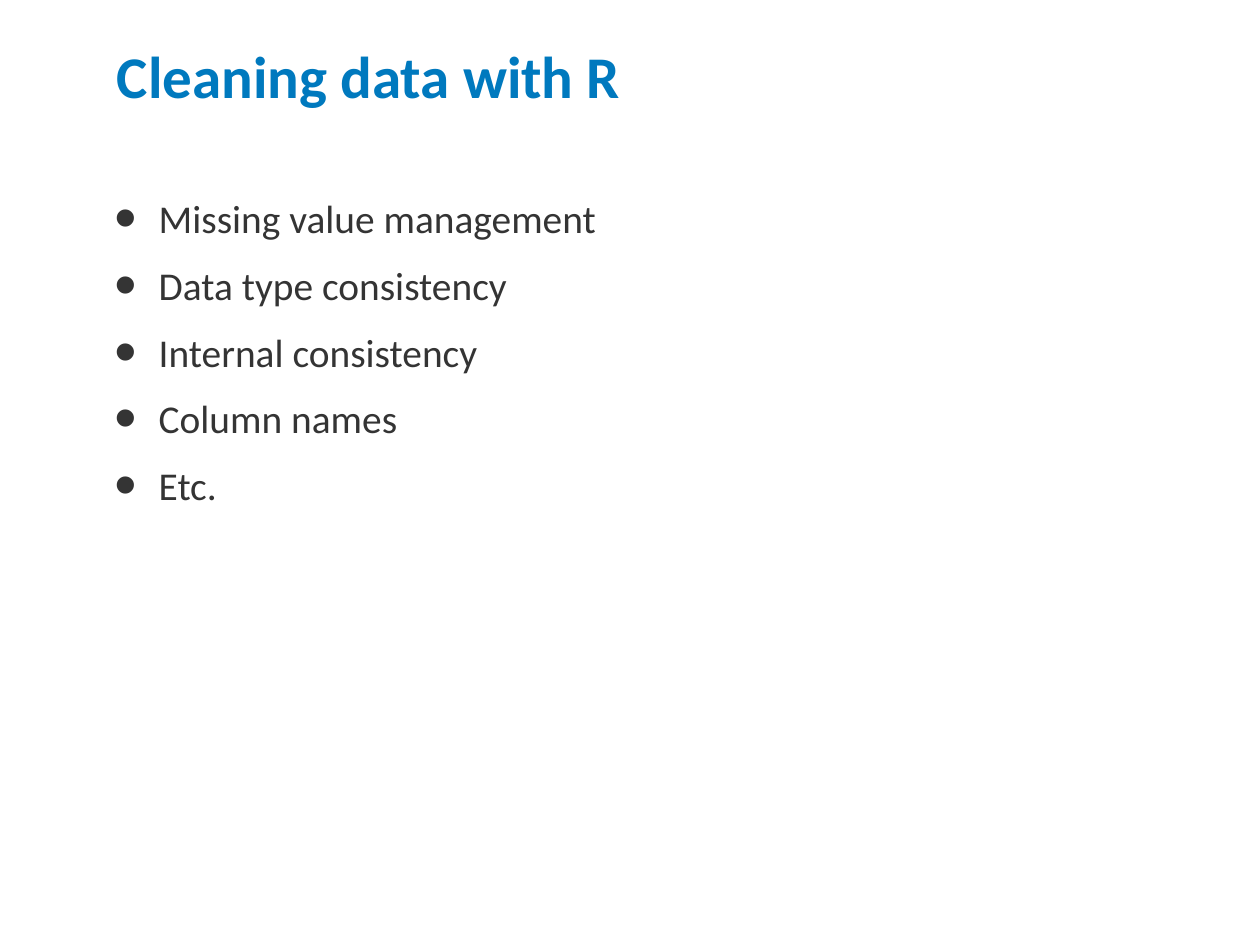
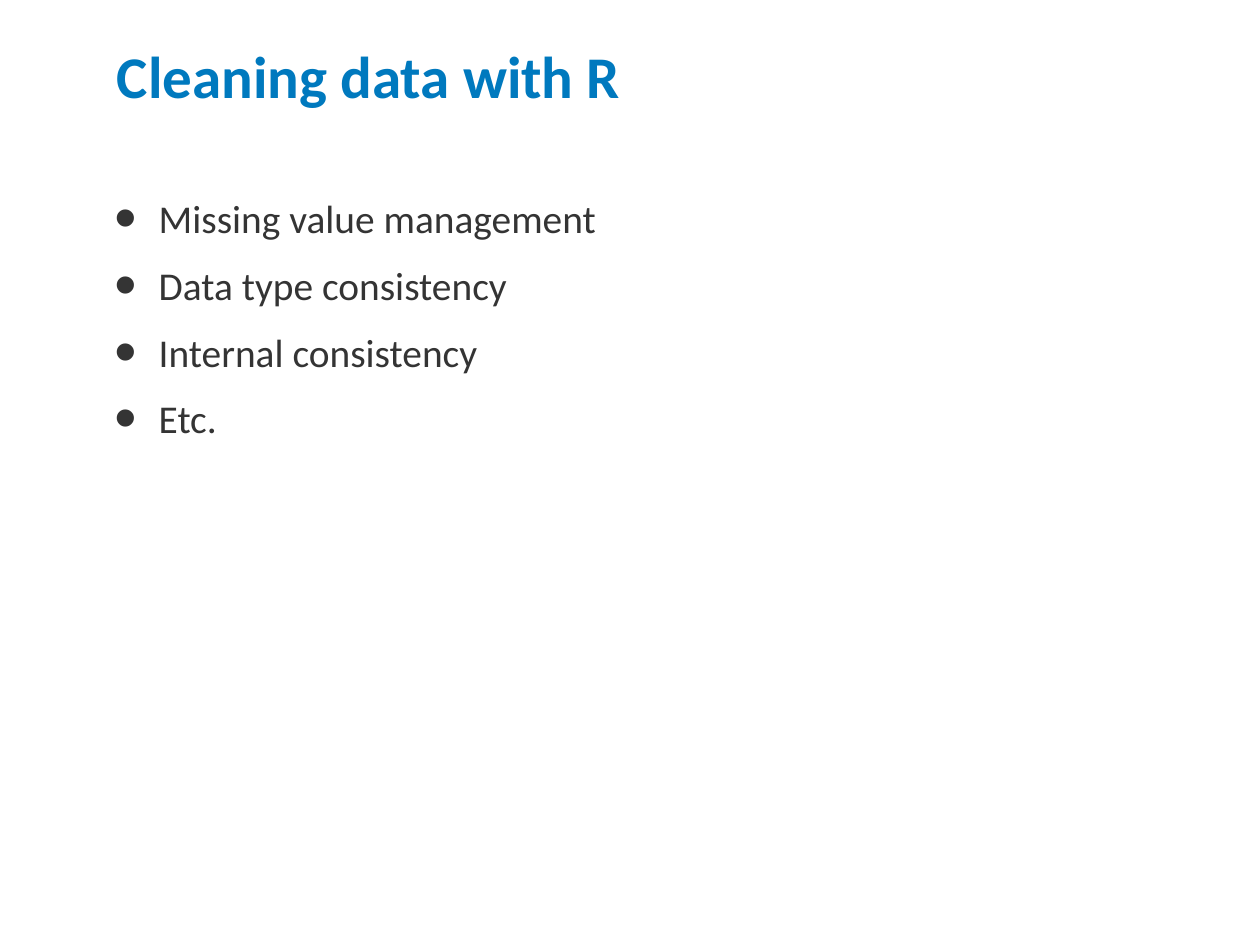
Before and after one commit to jdages/rDemo, a slide deck: slide 23 of R Demo.pptx. Drawn at 1260x945 pixels with LibreOffice and Linux fonts; fonts in the diff are those of the drawing; background and template pictures are left out. Boxes give left, top, right and bottom in pixels: in the first picture for what was removed or moved away, otherwise in the second. Text is boxed around its words. In the diff, an @@ line names an element or a change of style, - is before the commit and + after.

```diff
--- a/R Demo.pptx
+++ b/R Demo.pptx
@@ text at <box>159,405,397,434</box>: paragraph removed @@
-• Column names
```
Also in this commit, not shown: 5 other slides changed, 2 slides removed.
